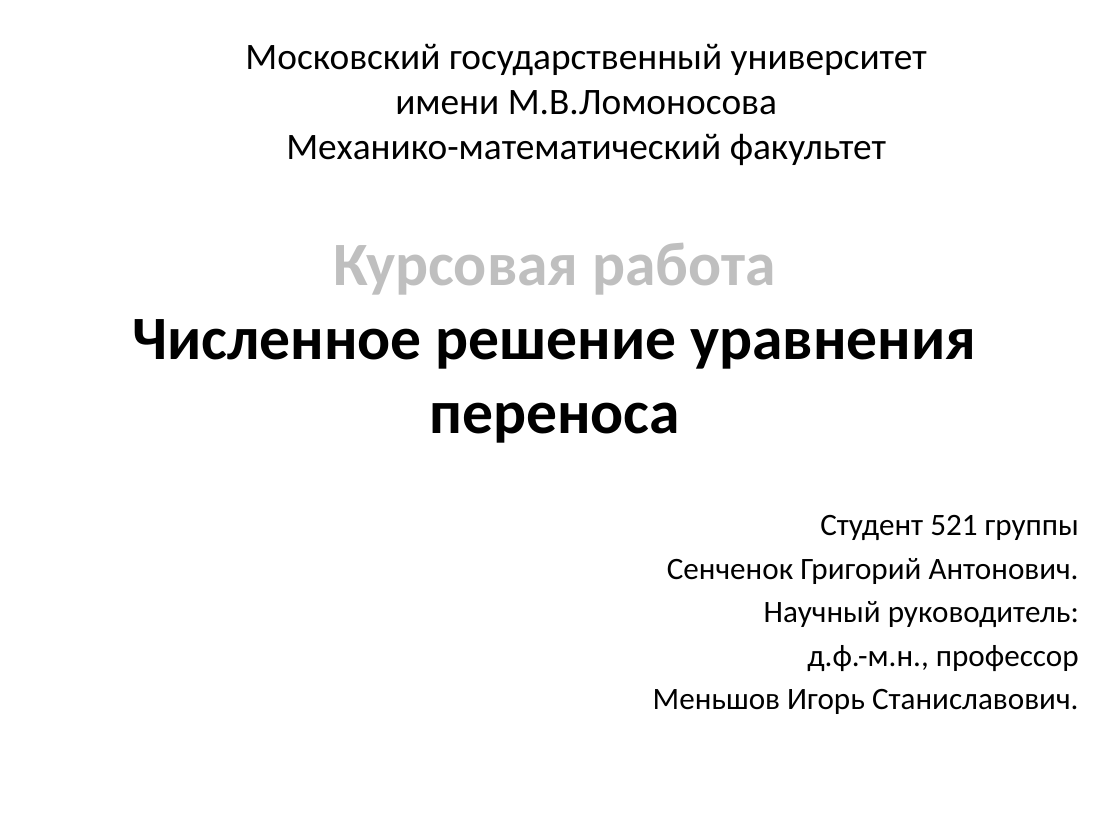
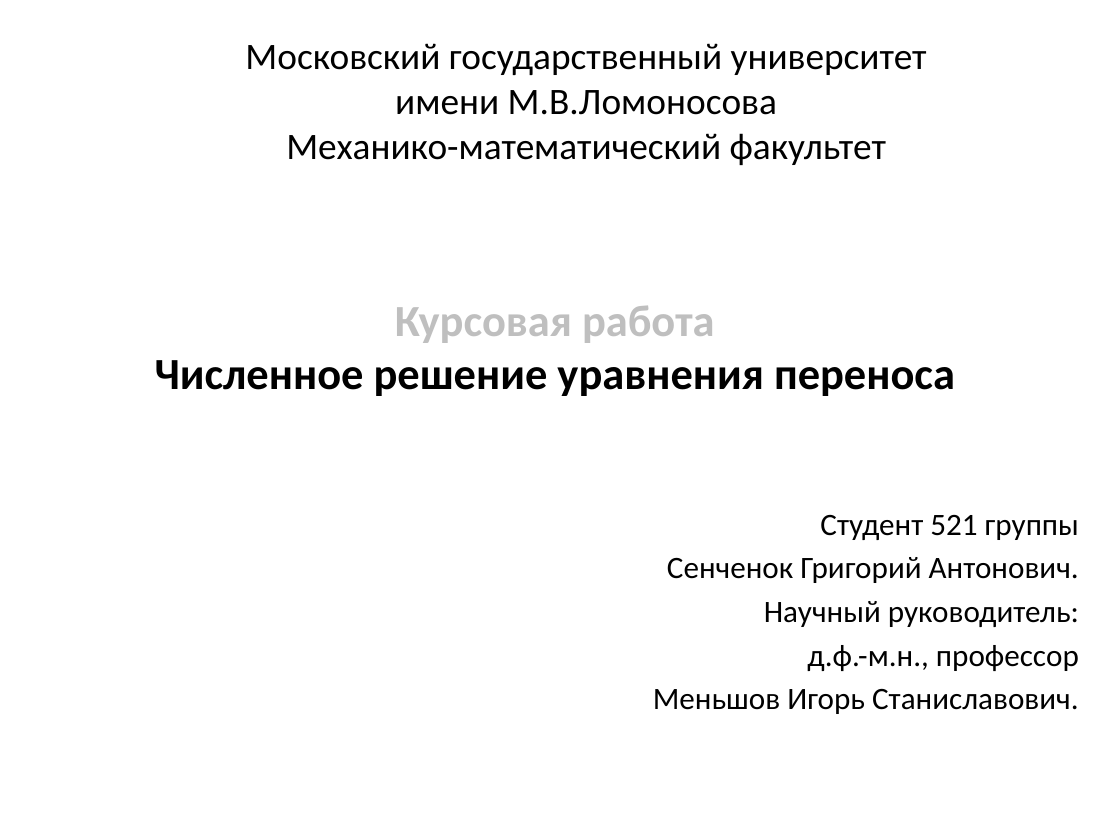
Before and after one commit to GSench/DigitalGeometry, a slide deck: slide 1 of Documents/PreviousWorks/Курсовая работа 5 курс/Presentation/Численное решение уравнения переноса.pptx. Drawn at 1120x840 pixels with LibreOffice and Linux fonts; fonts in the diff are those of the drawing. Boxes give left, top, right and bottom in pixels: in the first picture for what was removed or moved away, otherwise in the second. Text is boxed around its words. In the diff, an @@ line names an element or a change of style, - is before the commit and + after.

```diff
--- a/Documents/PreviousWorks/Курсовая работа 5 курс/Presentation/Численное решение уравнения переноса.pptx
+++ b/Documents/PreviousWorks/Курсовая работа 5 курс/Presentation/Численное решение уравнения переноса.pptx
@@ text "Курсовая работа Численное решение уравнения ..." at (x1=155, y1=306, x2=955, y2=396): size 39.6 to 28.6 pt @@
```
Also in this commit, not shown: 30 other slides changed, 30 other files.
